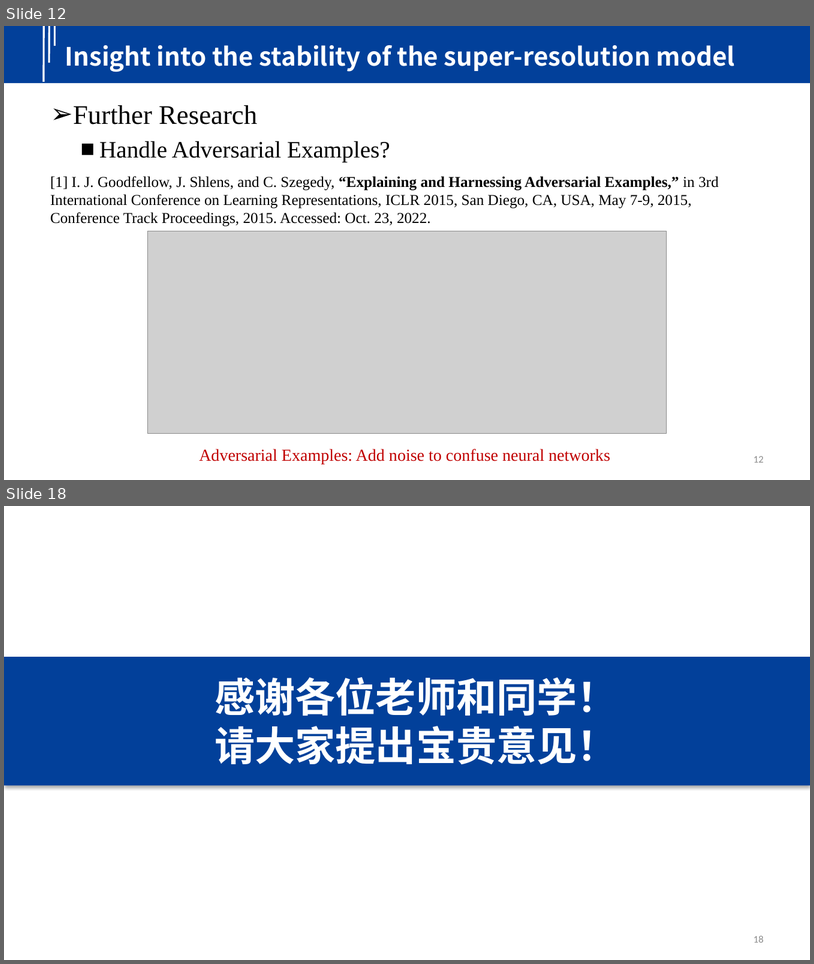
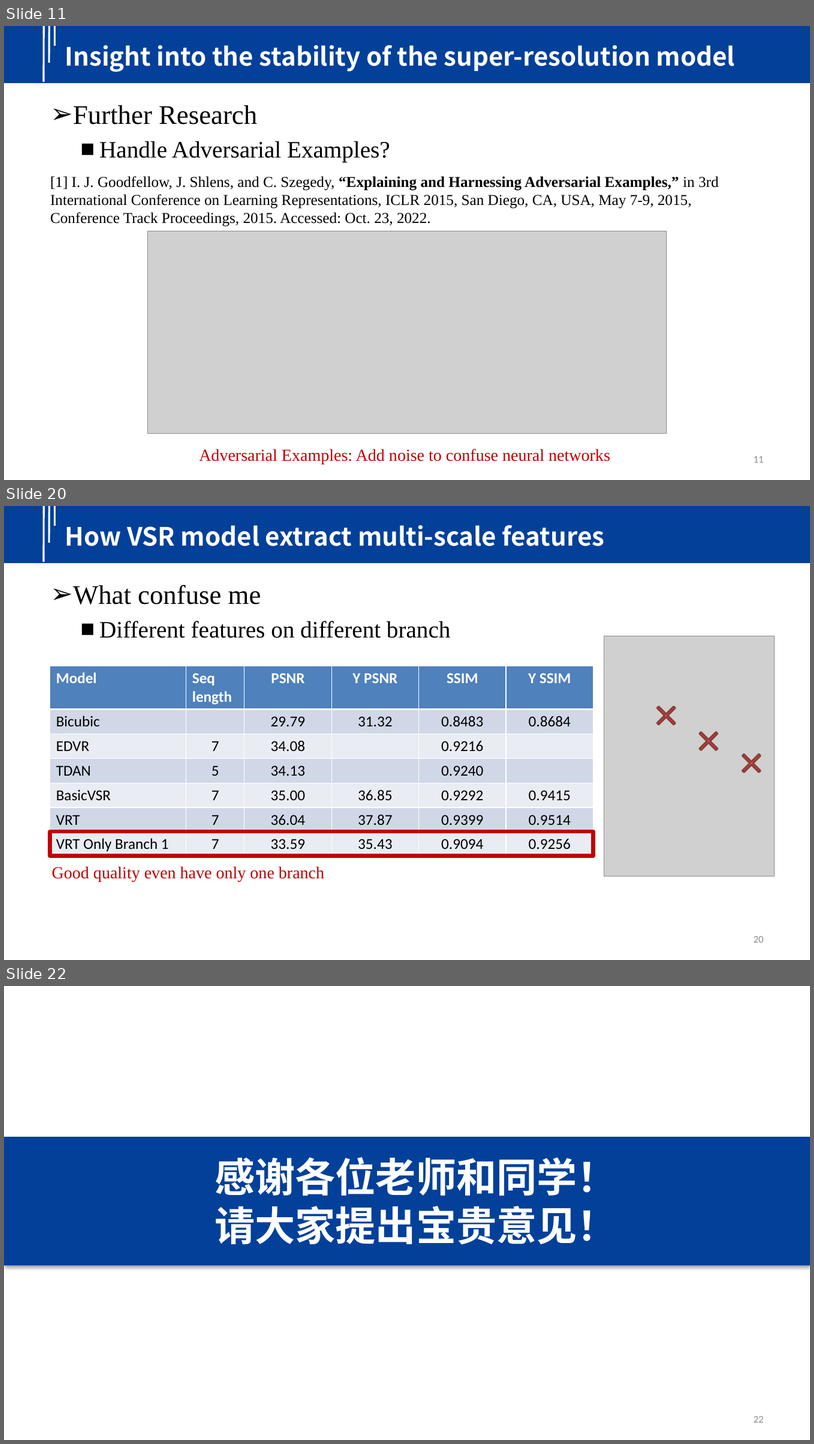
Before and after one commit to yindaheng98/Resume, a slide deck: Intro.pptx. Shown one above the other, each under a label of ours: slides 12 and 18 before the commit, slides 11, 20 and 22 after it; the slides between them are not shown. The pictures are 814x964 and 814x1444 pixels, drawn with LibreOffice and Linux fonts; fonts in the diff are those of the drawing; grey boxes stand for pictures; background and template pictures are left out. Boxes give left, top, right and bottom in pixels: in the first picture for what was removed or moved away, otherwise in the second. Text is boxed around its words. In the diff, an @@ line names an element or a change of style, - is before the commit and + after.

```diff
--- a/Intro.pptx
+++ b/Intro.pptx
@@ slide 20 added at (4, 506, 810, 960), background #FFFFFF; not listed: 4 template elements that a slide beside it also shows @@
@@ title added at (65, 525, 605, 546), 30 pt, text #FFFFFF, bold @@
+How VSR model extract multi-scale features
@@ text added at (73, 585, 450, 638), 28 pt, text #000000 @@
+➢ What confuse me
+  ■ Different features on different branch
@@ picture added at (604, 636, 775, 876) @@
@@ table added at (50, 666, 593, 856), 7 rows, 6 columns @@
+Model | Seq length | PSNR | Y PSNR | SSIM | Y SSIM
+Bicubic |  | 29.79 | 31.32 | 0.8483 | 0.8684
+EDVR | 7 | 34.08 |  | 0.9216 | 
+TDAN | 5 | 34.13 |  | 0.9240 | 
+BasicVSR | 7 | 35.00 | 36.85 | 0.9292 | 0.9415
+VRT | 7 | 36.04 | 37.87 | 0.9399 | 0.9514
+VRT Only Branch 1 | 7 | 33.59 | 35.43 | 0.9094 | 0.9256
@@ cross added at (651, 700, 683, 732), fill #C0504D, outline #8E3B39 2 pt @@
@@ cross added at (693, 725, 725, 757), fill #C0504D, outline #8E3B39 2 pt @@
@@ cross added at (736, 747, 768, 780), fill #C0504D, outline #8E3B39 2 pt @@
@@ rectangle added at (50, 831, 594, 856), outline #C00000 4.5 pt @@
@@ text added at (52, 866, 324, 882), 20 pt, text #C00000 @@
+Good quality even have only one branch
@@ page number added at (754, 936, 764, 942), 12 pt, text #8C8C8C @@
+20
@@ what was slide 12 is now slide 11 @@
@@ page number at (754, 456, 764, 462): text changed @@
-12
+11
@@ what was slide 18 is now slide 22 @@
@@ page number at (754, 1416, 764, 1422): text changed @@
-18
+22
```
Also in this commit, not shown: 9 slides changed, 4 other slides added, 5 slides removed.
